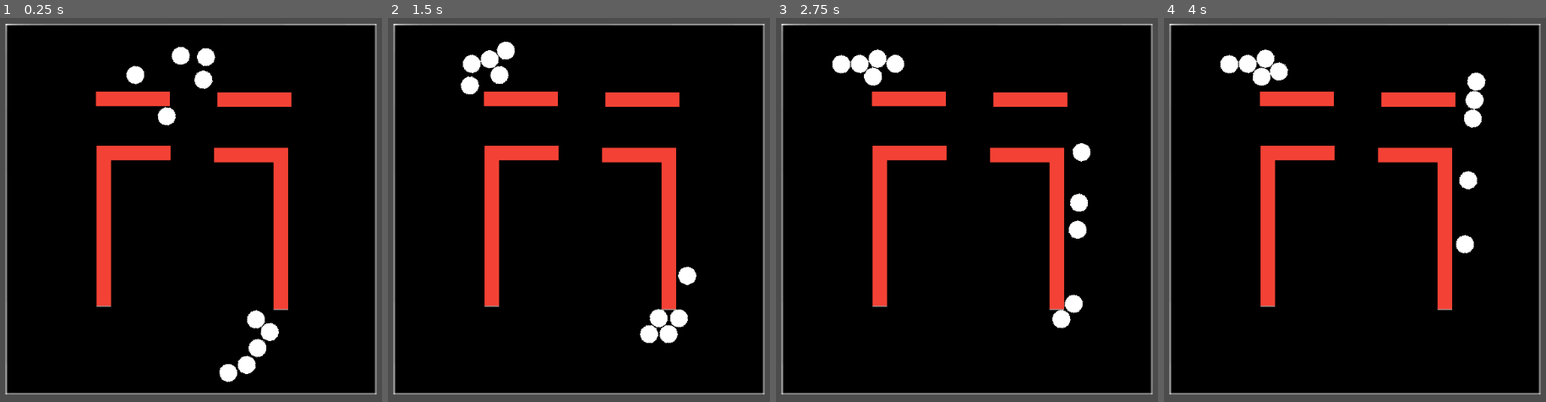
Above: before the commit, frames 1-4 (left to right).
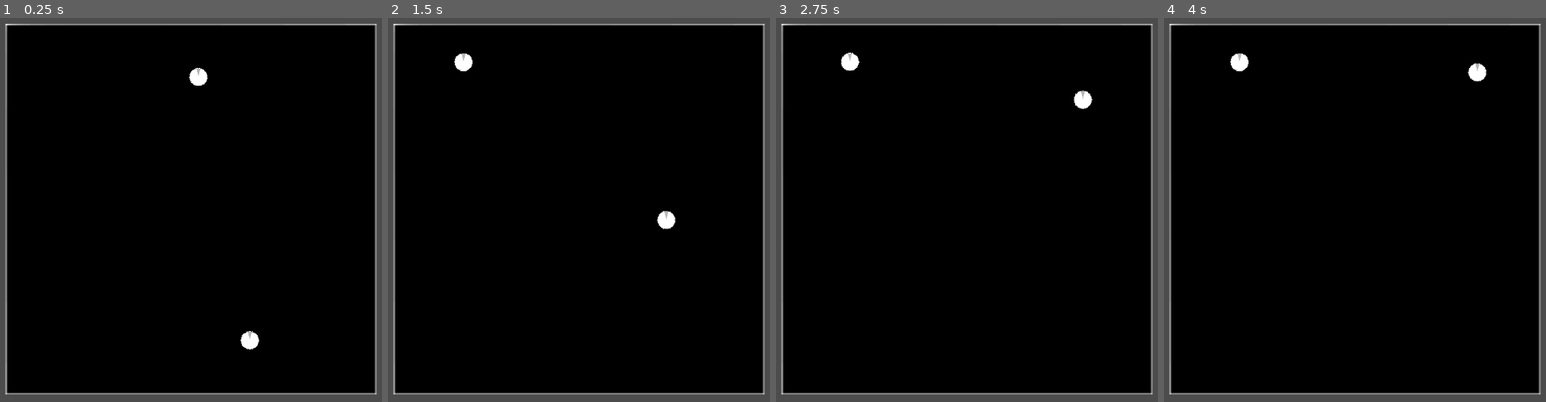
Above: after the commit, the same moments.

Repository: sisipun/CybersportManager
Game: Godot game, scene res://script/ui.tscn
The game is run twice, just before and just after one commit, with the same random seed, the same clock (stepped at 60 frames per second) and the same inputs.
Inputs:
- Up to frame 1 (0.25 s): no input
- Up to frame 2 (1.5 s): no input
- Up to frame 3 (2.75 s): no input
- Up to frame 4 (4 s): no input

The runs differ from the first frame. In frame 1, 8.0% of the frame differs, in the area x 25-77%, y 7-95%; in frame 2, 8.0%; in frame 3, 8.1%, in the area x 14-83%, y 8-81%; in frame 4, 8.0%.

Commit message:
Inherit game scenes from base scenes

Diff:
--- a/game/project.godot
+++ b/game/project.godot
@@ -28,6 +28,11 @@
 "class": "BasePlayerController",
 "language": "GDScript",
 "path": "res://script/base/match/player/base_player_controller.gd"
+}, {
+"base": "RayCast2D",
+"class": "BasePlayerVision",
+"language": "GDScript",
+"path": "res://script/base/match/player/base_player_vision.gd"
 }, {
 "base": "Node2D",
 "class": "BaseStartingPosition",
@@ -104,6 +109,7 @@
 "BaseMatch": "",
 "BasePlayer": "",
 "BasePlayerController": "",
+"BasePlayerVision": "",
 "BaseStartingPosition": "",
 "Discipline": "",
 "OrganizationModel": "",
--- a/game/script/base/match/base_match.gd
+++ b/game/script/base/match/base_match.gd
@@ -17,9 +17,9 @@
 		add_child(controller)
 		team_controllers[team] = controller
 
-		for _i in range(team_players_count):
+		for i in range(team_players_count):
 			var player: BasePlayer = player_scene.instance()
-			player.init(team, _i)
+			player.init(team, i)
 			map.add_player(player)
 
 
--- /dev/null
+++ b/game/script/base/match/base_match.tscn
@@ -0,0 +1,9 @@
+[gd_scene load_steps=3 format=2]
+
+[ext_resource path="res://script/base/match/map/base_map.tscn" type="PackedScene" id=1]
+[ext_resource path="res://script/base/match/base_match.gd" type="Script" id=2]
+
+[node name="Match" type="Node2D"]
+script = ExtResource( 2 )
+
+[node name="Map" parent="." instance=ExtResource( 1 )]
--- /dev/null
+++ b/game/script/base/match/map/base_map.tscn
@@ -0,0 +1,21 @@
+[gd_scene load_steps=4 format=2]
+
+[ext_resource path="res://asset/sprite/map.png" type="Texture" id=1]
+[ext_resource path="res://script/base/match/map/base_map.gd" type="Script" id=2]
+
+[sub_resource type="RectangleShape2D" id=1]
+extents = Vector2( 280, 280 )
+
+[node name="Map" type="Area2D"]
+script = ExtResource( 2 )
+navigation = NodePath("Navigation")
+
+[node name="Shape" type="CollisionShape2D" parent="."]
+shape = SubResource( 1 )
+
+[node name="Background" type="Sprite" parent="."]
+scale = Vector2( 2.5, 2.5 )
+texture = ExtResource( 1 )
+
+[node name="Navigation" type="Navigation2D" parent="."]
+edge_connection_margin = 50.0
--- /dev/null
+++ b/game/script/base/match/map/base_starting_position.tscn
@@ -0,0 +1,6 @@
+[gd_scene load_steps=2 format=2]
+
+[ext_resource path="res://script/base/match/map/base_starting_position.gd" type="Script" id=1]
+
+[node name="Position" type="Node2D"]
+script = ExtResource( 1 )
--- a/game/script/base/match/player/base_player.gd
+++ b/game/script/base/match/player/base_player.gd
@@ -3,6 +3,21 @@
 
 
 export (NodePath) onready var navigation_agent = get_node(navigation_agent) as NavigationAgent2D
-export (NodePath) onready var ray = get_node(ray) as RayCast2D
+export (NodePath) onready var vision = get_node(vision) as RayCast2D
 
 var team: int = -1
+var player_number: int = -1
+
+
+func init(team: int, player_number: int) -> void:
+	self.team = team
+	self.player_number = player_number
+
+
+func _ready() -> void:
+	vision.connect("player_detected", self, "_on_player_detected")
+
+
+func _on_player_detected(player) -> void:
+	if player.team != team:
+		print('Enemy detected')
--- /dev/null
+++ b/game/script/base/match/player/base_player.tscn
@@ -0,0 +1,27 @@
+[gd_scene load_steps=5 format=2]
+
+[ext_resource path="res://asset/sprite/player.png" type="Texture" id=1]
+[ext_resource path="res://script/base/match/player/base_player.gd" type="Script" id=2]
+[ext_resource path="res://script/base/match/player/base_player_vision.gd" type="Script" id=3]
+
+[sub_resource type="CircleShape2D" id=1]
+radius = 14.0
+
+[node name="Player" type="KinematicBody2D"]
+script = ExtResource( 2 )
+navigation_agent = NodePath("NavigationAgent")
+vision = NodePath("Vision")
+
+[node name="Shape" type="CollisionShape2D" parent="."]
+shape = SubResource( 1 )
+
+[node name="Sprite" type="Sprite" parent="."]
+scale = Vector2( 0.05, 0.05 )
+texture = ExtResource( 1 )
+
+[node name="NavigationAgent" type="NavigationAgent2D" parent="."]
+
+[node name="Vision" type="RayCast2D" parent="."]
+enabled = true
+cast_to = Vector2( 0, -50 )
+script = ExtResource( 3 )
--- a/game/script/base/match/player/base_player_controller.gd
+++ b/game/script/base/match/player/base_player_controller.gd
@@ -3,6 +3,10 @@
 
 
 var team: int = -1
+
+
+func init(team: int) -> void:
+	self.team = team
 
 
 func before_start(_map: BaseMap) -> void:
--- /dev/null
+++ b/game/script/base/match/player/base_player_controller.tscn
@@ -0,0 +1,6 @@
+[gd_scene load_steps=2 format=2]
+
+[ext_resource path="res://script/base/match/player/base_player_controller.gd" type="Script" id=1]
+
+[node name="PlayerController" type="Node"]
+script = ExtResource( 1 )
--- /dev/null
+++ b/game/script/base/match/player/base_player_vision.gd
@@ -0,0 +1,10 @@
+class_name BasePlayerVision
+extends RayCast2D
+
+
+signal player_detected(player)
+
+
+func _physics_process(delta: float) -> void:
+	if is_colliding() and get_collider() is BasePlayer:
+		emit_signal("player_detected", get_collider())
--- a/game/script/tactical_fps/match/map/instance/tactical_fps_map_dust.tscn
+++ b/game/script/tactical_fps/match/map/instance/tactical_fps_map_dust.tscn
@@ -3,29 +3,29 @@
 [ext_resource path="res://script/tactical_fps/match/map/tactical_fps_map.tscn" type="PackedScene" id=1]
 [ext_resource path="res://script/tactical_fps/match/map/tactical_fps_plant_zone.tscn" type="PackedScene" id=2]
 [ext_resource path="res://script/tactical_fps/match/map/tactical_fps_starting_position.tscn" type="PackedScene" id=3]
-[ext_resource path="res://script/tactical_fps/match/map/tactical_fps_wall.tscn" type="PackedScene" id=4]
+[ext_resource path="res://script/base/match/map/base_wall.tscn" type="PackedScene" id=4]
 
 [sub_resource type="NavigationPolygon" id=1]
 vertices = PoolVector2Array( 267, 156, 268, 270, -264, 272, -264, 149, -119, 150 )
 polygons = [ PoolIntArray( 0, 1, 2, 3, 4 ) ]
 outlines = [ PoolVector2Array( 267, 156, 268, 270, -264, 272, -264, 149, -119, 150 ) ]
 
-[sub_resource type="NavigationPolygon" id=3]
+[sub_resource type="NavigationPolygon" id=2]
 vertices = PoolVector2Array( 150, -272, 153, -179, -144, -180, -140, -272 )
 polygons = [ PoolIntArray( 0, 1, 2, 3 ) ]
 outlines = [ PoolVector2Array( -140, -272, -144, -180, 153, -179, 150, -272 ) ]
 
-[sub_resource type="NavigationPolygon" id=2]
+[sub_resource type="NavigationPolygon" id=3]
 vertices = PoolVector2Array( -264, 148, -269, -176, -145, -179, -144, 149 )
 polygons = [ PoolIntArray( 0, 1, 2, 3 ) ]
 outlines = [ PoolVector2Array( -144, 149, -145, -179, -269, -176, -264, 148 ) ]
 
-[sub_resource type="NavigationPolygon" id=5]
+[sub_resource type="NavigationPolygon" id=4]
 vertices = PoolVector2Array( 154, -177, 269, -179, 267, 154, 154, -155, 150, -95, 149, 153 )
 polygons = [ PoolIntArray( 0, 1, 2, 3 ), PoolIntArray( 4, 3, 2, 5 ) ]
 outlines = [ PoolVector2Array( 154, -177, 154, -155, 150, -95, 149, 153, 267, 154, 269, -179 ) ]
 
-[sub_resource type="NavigationPolygon" id=4]
+[sub_resource type="NavigationPolygon" id=5]
 vertices = PoolVector2Array( -160, -180, -270, -177, -268, -273, -141, -272, -145, -180 )
 polygons = [ PoolIntArray( 0, 1, 2, 3 ), PoolIntArray( 0, 3, 4 ) ]
 outlines = [ PoolVector2Array( -160, -180, -145, -180, -141, -272, -268, -273, -270, -177 ) ]
@@ -36,9 +36,9 @@
 outlines = [ PoolVector2Array( 152, -272, 154, -179, 269, -181, 270, -272 ) ]
 
 [sub_resource type="NavigationPolygon" id=7]
-vertices = PoolVector2Array( -31, -178, 39, -178, 32, -93, -29, -74, 30, 152, -32, 151 )
+vertices = PoolVector2Array( -30, -179, 38, -180, 32, -93, -29, -74, 30, 152, -32, 151 )
 polygons = [ PoolIntArray( 0, 1, 2, 3 ), PoolIntArray( 3, 2, 4, 5 ) ]
-outlines = [ PoolVector2Array( -31, -178, 39, -178, 32, -93, 30, 152, -32, 151, -29, -74 ) ]
+outlines = [ PoolVector2Array( -30, -179, 38, -180, 32, -93, 30, 152, -32, 151, -29, -74 ) ]
 
 [sub_resource type="NavigationPolygon" id=8]
 vertices = PoolVector2Array( -119, -72, -30, -72, -33, 151, -119, 149 )
@@ -61,13 +61,16 @@
 outlines = [ PoolVector2Array( 38, -153, 152, -153, 147, -95, 34, -94 ) ]
 
 [node name="Map" instance=ExtResource( 1 )]
-starting_position_nodes = [ NodePath("BlueStartingPosition"), NodePath("RedStartingPosition") ]
+starting_position_nodes = [ NodePath("RedStartingPosition"), NodePath("BlueStartingPosition") ]
 plant_zone_nodes = [ NodePath("ZoneA"), NodePath("ZoneB") ]
 
+[node name="Background" parent="." index="1"]
+position = Vector2( 1, -1 )
+
 [node name="Navigation" parent="." index="2"]
-edge_connection_margin = 2.0
+edge_connection_margin = 1.0
 
-[node name="Wall" parent="Navigation" index="0" instance=ExtResource( 4 )]
+[node name="Wall1" parent="Navigation" index="0" instance=ExtResource( 4 )]
 position = Vector2( -132, 35 )
 scale = Vector2( 0.1, 1 )
 
@@ -95,16 +98,16 @@
 navpoly = SubResource( 1 )
 
 [node name="CT-Spawn" type="NavigationPolygonInstance" parent="Navigation" index="7"]
+navpoly = SubResource( 2 )
+
+[node name="Titanic" type="NavigationPolygonInstance" parent="Navigation" index="8"]
 navpoly = SubResource( 3 )
 
-[node name="Titanic" type="NavigationPolygonInstance" parent="Navigation" index="8"]
-navpoly = SubResource( 2 )
-
 [node name="Long" type="NavigationPolygonInstance" parent="Navigation" index="9"]
-navpoly = SubResource( 5 )
+navpoly = SubResource( 4 )
 
 [node name="B-Plant" type="NavigationPolygonInstance" parent="Navigation" index="10"]
-navpoly = SubResource( 4 )
+navpoly = SubResource( 5 )
 
 [node name="A-Plant" type="NavigationPolygonInstance" parent="Navigation" index="11"]
 navpoly = SubResource( 6 )
--- /dev/null
+++ b/game/script/tactical_fps/match/map/instance/tactical_fps_map_simple.tscn
@@ -0,0 +1,32 @@
+[gd_scene load_steps=5 format=2]
+
+[ext_resource path="res://script/tactical_fps/match/map/tactical_fps_map.tscn" type="PackedScene" id=1]
+[ext_resource path="res://script/tactical_fps/match/map/tactical_fps_plant_zone.tscn" type="PackedScene" id=2]
+[ext_resource path="res://script/tactical_fps/match/map/tactical_fps_starting_position.tscn" type="PackedScene" id=3]
+
+[sub_resource type="NavigationPolygon" id=1]
+vertices = PoolVector2Array( -276, -276, 275, -274, 277, 276, -276, 275 )
+polygons = [ PoolIntArray( 0, 1, 2, 3 ) ]
+outlines = [ PoolVector2Array( -276, -276, 275, -274, 277, 276, -276, 275 ) ]
+
+[node name="Map" instance=ExtResource( 1 )]
+starting_position_nodes = [ NodePath("RedStartingPosition"), NodePath("BlueStartingPosition") ]
+plant_zone_nodes = [ NodePath("ZoneA"), NodePath("ZoneB") ]
+
+[node name="Zone" type="NavigationPolygonInstance" parent="Navigation" index="0"]
+navpoly = SubResource( 1 )
+
+[node name="RedStartingPosition" parent="." index="3" instance=ExtResource( 3 )]
+position = Vector2( 33, 223 )
+
+[node name="BlueStartingPosition" parent="." index="4" instance=ExtResource( 3 )]
+position = Vector2( -2, -186 )
+team = 1
+
+[node name="ZoneA" parent="." index="5" instance=ExtResource( 2 )]
+position = Vector2( -176, -223 )
+scale = Vector2( 2, 2 )
+
+[node name="ZoneB" parent="." index="6" instance=ExtResource( 2 )]
+position = Vector2( 185, -206 )
+scale = Vector2( 2, 2 )
--- a/game/script/tactical_fps/match/map/tactical_fps_map.tscn
+++ b/game/script/tactical_fps/match/map/tactical_fps_map.tscn
@@ -1,21 +1,9 @@
-[gd_scene load_steps=4 format=2]
+[gd_scene load_steps=3 format=2]
 
+[ext_resource path="res://script/base/match/map/base_map.tscn" type="PackedScene" id=1]
 [ext_resource path="res://script/tactical_fps/match/map/tactical_fps_map.gd" type="Script" id=3]
-[ext_resource path="res://asset/sprite/map.png" type="Texture" id=4]
 
-[sub_resource type="RectangleShape2D" id=1]
-extents = Vector2( 280, 280 )
-
-[node name="Map" type="Area2D"]
+[node name="Map" instance=ExtResource( 1 )]
 script = ExtResource( 3 )
-navigation = NodePath("Navigation")
-
-[node name="Shape" type="CollisionShape2D" parent="."]
-shape = SubResource( 1 )
-
-[node name="Background" type="Sprite" parent="."]
-scale = Vector2( 2.5, 2.5 )
-texture = ExtResource( 4 )
-
-[node name="Navigation" type="Navigation2D" parent="."]
-edge_connection_margin = 50.0
+starting_position_nodes = [ NodePath(""), NodePath("") ]
+plant_zone_nodes = [ NodePath(""), NodePath("") ]
--- a/game/script/tactical_fps/match/map/tactical_fps_starting_position.tscn
+++ b/game/script/tactical_fps/match/map/tactical_fps_starting_position.tscn
@@ -1,6 +1,9 @@
-[gd_scene load_steps=2 format=2]
+[gd_scene load_steps=3 format=2]
 
 [ext_resource path="res://script/tactical_fps/match/map/tactical_fps_starting_position.gd" type="Script" id=1]
+[ext_resource path="res://script/base/match/map/base_starting_position.tscn" type="PackedScene" id=2]
 
-[node name="StartingPosition" type="Node2D"]
+[node name="Position" instance=ExtResource( 2 )]
 script = ExtResource( 1 )
+team = 0
+radius = 50
--- a/game/script/tactical_fps/match/player/tactical_fps_player.gd
+++ b/game/script/tactical_fps/match/player/tactical_fps_player.gd
@@ -2,30 +2,16 @@
 extends BasePlayer
 
 
-const TARGET_EPSILON: int = 5
-
 export (float) var speed: float = 150.0
-
-var player_number: int = -1
-
-
-func init(_team: int, _player_number: int) -> void:
-	team = _team
-	player_number = _player_number
 
 
 func _physics_process(_delta: float) -> void:
-	if ray.is_colliding() and ray.get_collider() is BasePlayer:
-		var collider: TacticalFpsPlayer = ray.get_collider()
-		if collider.team != team:
-			print('Enemy detected')
 	if navigation_agent.is_navigation_finished():
 		return
 
 	var direction: Vector2 = global_position.direction_to(navigation_agent.get_next_location())
 	var _velocity = speed * direction
 	navigation_agent.set_velocity(_velocity)
-	rotation = _velocity.angle()
 	_velocity = move_and_slide(_velocity)
 
 
--- a/game/script/tactical_fps/match/player/tactical_fps_player.tscn
+++ b/game/script/tactical_fps/match/player/tactical_fps_player.tscn
@@ -1,29 +1,8 @@
-[gd_scene load_steps=4 format=2]
+[gd_scene load_steps=3 format=2]
 
-[ext_resource path="res://script/tactical_fps/match/player/tactical_fps_player.gd" type="Script" id=1]
-[ext_resource path="res://asset/sprite/player.png" type="Texture" id=2]
+[ext_resource path="res://script/base/match/player/base_player.tscn" type="PackedScene" id=1]
+[ext_resource path="res://script/tactical_fps/match/player/tactical_fps_player.gd" type="Script" id=2]
 
-[sub_resource type="CircleShape2D" id=1]
-radius = 14.0
-
-[node name="Player" type="KinematicBody2D"]
-script = ExtResource( 1 )
-navigation_agent = NodePath("NavigationAgent2D")
-ray = NodePath("RayCast2D")
-
-[node name="Shape" type="CollisionShape2D" parent="."]
-shape = SubResource( 1 )
-
-[node name="Sprite" type="Sprite" parent="."]
-scale = Vector2( 0.05, 0.05 )
-texture = ExtResource( 2 )
-
-[node name="NavigationAgent2D" type="NavigationAgent2D" parent="."]
-path_desired_distance = 15.0
-path_max_distance = 30.0
-
-[node name="RayCast2D" type="RayCast2D" parent="."]
-modulate = Color( 1, 0, 0, 1 )
-self_modulate = Color( 1, 0, 0, 1 )
-enabled = true
-cast_to = Vector2( 0, -35 )
+[node name="Player" instance=ExtResource( 1 )]
+script = ExtResource( 2 )
+speed = 150.0
--- a/game/script/tactical_fps/match/player/tactical_fps_player_controller.gd
+++ b/game/script/tactical_fps/match/player/tactical_fps_player_controller.gd
@@ -3,10 +3,6 @@
 
 
 var target_plant_zone: TacticalFpsPlantZone = null
-
-
-func init(_team: int) -> void:
-	team = _team
 
 
 func process(map: BaseMap) -> void:
--- a/game/script/tactical_fps/match/player/tactical_fps_player_controller.tscn
+++ b/game/script/tactical_fps/match/player/tactical_fps_player_controller.tscn
@@ -1,6 +1,7 @@
-[gd_scene load_steps=2 format=2]
+[gd_scene load_steps=3 format=2]
 
 [ext_resource path="res://script/tactical_fps/match/player/tactical_fps_player_controller.gd" type="Script" id=1]
+[ext_resource path="res://script/base/match/player/base_player_controller.tscn" type="PackedScene" id=2]
 
-[node name="Node" type="Node"]
+[node name="PlayerController" instance=ExtResource( 2 )]
 script = ExtResource( 1 )
--- a/game/script/tactical_fps/match/tactical_fps_match.gd
+++ b/game/script/tactical_fps/match/tactical_fps_match.gd
@@ -3,4 +3,4 @@
 
 
 func _ready() -> void:
-	.init(TacticalFpsTeam.Side.values(), 5)
+	.init(TacticalFpsTeam.Side.values(), 1)
--- a/game/script/tactical_fps/match/tactical_fps_match.tscn
+++ b/game/script/tactical_fps/match/tactical_fps_match.tscn
@@ -1,14 +1,14 @@
 [gd_scene load_steps=5 format=2]
 
-[ext_resource path="res://script/tactical_fps/match/player/tactical_fps_player_controller.tscn" type="PackedScene" id=1]
-[ext_resource path="res://script/tactical_fps/match/map/instance/tactical_fps_map_dust.tscn" type="PackedScene" id=2]
-[ext_resource path="res://script/tactical_fps/match/player/tactical_fps_player.tscn" type="PackedScene" id=3]
+[ext_resource path="res://script/tactical_fps/match/player/tactical_fps_player.tscn" type="PackedScene" id=1]
+[ext_resource path="res://script/tactical_fps/match/map/instance/tactical_fps_map_simple.tscn" type="PackedScene" id=2]
+[ext_resource path="res://script/tactical_fps/match/player/tactical_fps_player_controller.tscn" type="PackedScene" id=3]
 [ext_resource path="res://script/tactical_fps/match/tactical_fps_match.gd" type="Script" id=4]
 
 [node name="Match" type="Node2D"]
 script = ExtResource( 4 )
 map = NodePath("Map")
-player_controller_scene = ExtResource( 1 )
-player_scene = ExtResource( 3 )
+player_controller_scene = ExtResource( 3 )
+player_scene = ExtResource( 1 )
 
 [node name="Map" parent="." instance=ExtResource( 2 )]
--- a/game/script/ui.tscn
+++ b/game/script/ui.tscn
@@ -1,7 +1,9 @@
-[gd_scene load_steps=3 format=2]
+[gd_scene load_steps=5 format=2]
 
 [ext_resource path="res://script/ui.gd" type="Script" id=1]
 [ext_resource path="res://script/tactical_fps/match/tactical_fps_match.tscn" type="PackedScene" id=2]
+[ext_resource path="res://script/tactical_fps/match/player/tactical_fps_player.tscn" type="PackedScene" id=3]
+[ext_resource path="res://script/tactical_fps/match/player/tactical_fps_player_controller.tscn" type="PackedScene" id=4]
 
 [node name="UI" type="Control"]
 anchor_right = 1.0
@@ -17,5 +19,8 @@
 mouse_filter = 2
 
 [node name="Match" parent="MapZone" instance=ExtResource( 2 )]
+map = NodePath("Map")
+player_controller_scene = ExtResource( 4 )
+player_scene = ExtResource( 3 )
 
 [editable path="MapZone/Match"]
Binary file changed: game/asset/sprite/player.png
Renamed: game/script/tactical_fps/match/map/tactical_fps_wall.tscn -> game/script/base/match/map/base_wall.tscn
